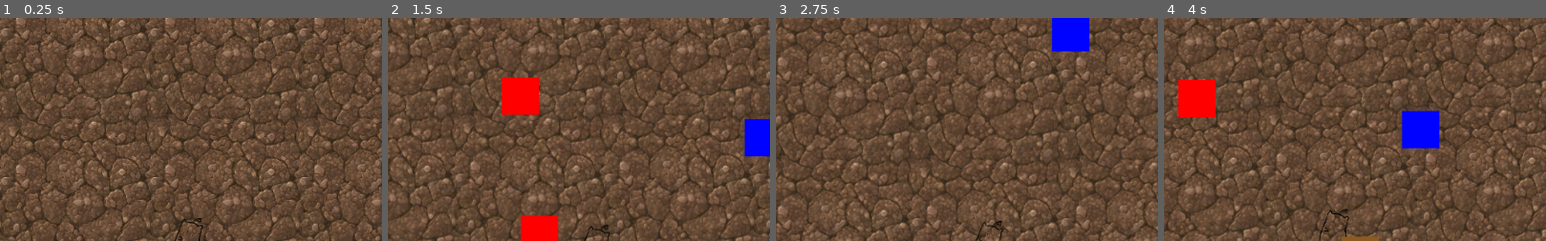
Above: before the commit, frames 1-4 (left to right).
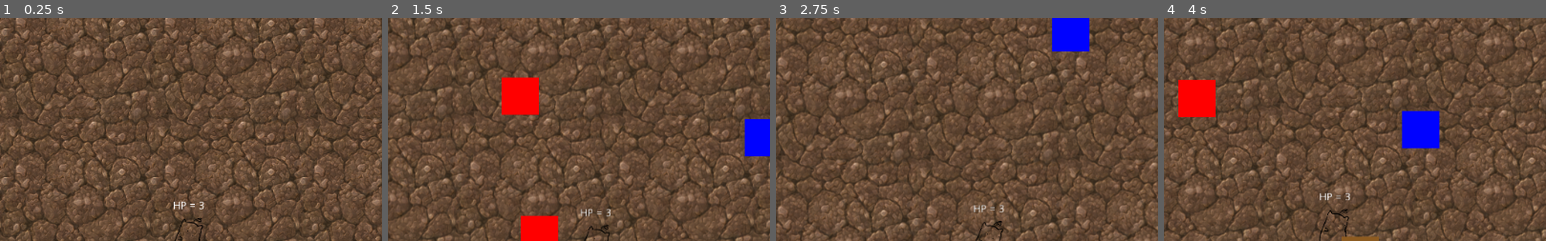
Above: after the commit, the same moments.

Repository: freejelliott/ldjam52
Game: Godot game, scene res://Game.tscn
Two runs of this game, one before a commit and one after it. Both use one fixed random seed, a clock stepped at 60 frames per second and the inputs below.
Inputs:
- Up to frame 1 (0.25 s): no input
- Up to frame 2 (1.5 s): hold D (move_right) 0.53-1.28 s; hold S (move_down) from 1.28 s (still down)
- Up to frame 3 (2.75 s): release S (move_down) at 2.03 s; hold D (move_right) from 2.03 s (still down)
- Up to frame 4 (4 s): release D (move_right) at 2.78 s; hold W (move_up) 2.78-3.53 s; hold A (move_left) from 3.53 s (still down)
The pictures show only the part of the screen within x 25-75%, y 1-51%; the shares and areas given below are measured in that part.

The runs differ from the first frame. In frame 1, 0.1% of the frame differs, in the area x 45-54%, y 82-86%; in frame 2, 0.1%; in frame 3, 0.1%, in the area x 51-60%, y 83-88%; in frame 4, 0.1%.

Commit message:
Add Health UI to player scene

Diff:
--- a/player/Player.tscn
+++ b/player/Player.tscn
@@ -1,7 +1,8 @@
-[gd_scene load_steps=11 format=2]
+[gd_scene load_steps=12 format=2]
 
 [ext_resource path="res://player/test sprite sheet.png" type="Texture" id=1]
 [ext_resource path="res://player/Player.gd" type="Script" id=2]
+[ext_resource path="res://healthSystem/HealthUI.tscn" type="PackedScene" id=3]
 
 [sub_resource type="CircleShape2D" id=9]
 radius = 28.0
@@ -72,4 +73,10 @@
 [node name="CollisionShape2D" type="CollisionShape2D" parent="Area2D"]
 shape = SubResource( 9 )
 
+[node name="HealthUI" parent="." instance=ExtResource( 3 )]
+margin_left = -19.685
+margin_top = -49.685
+margin_right = 20.315
+margin_bottom = -35.685
+
 [connection signal="area_entered" from="Area2D" to="." method="_on_Area2D_area_entered"]
